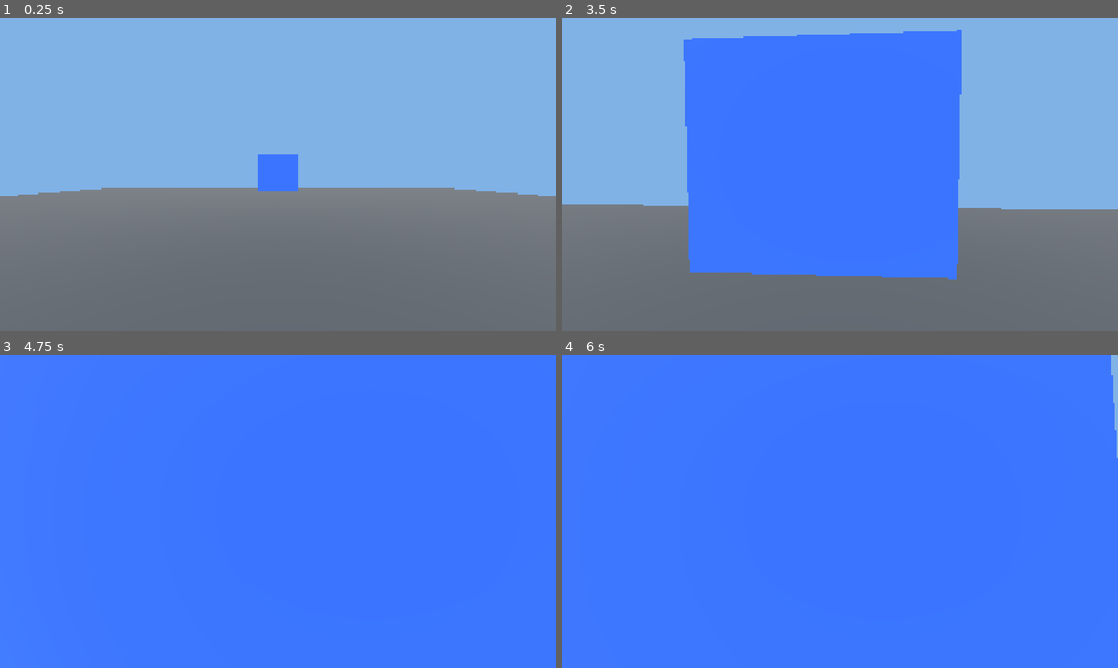
Above: before the commit, frames 1-4 (two rows, left to right).
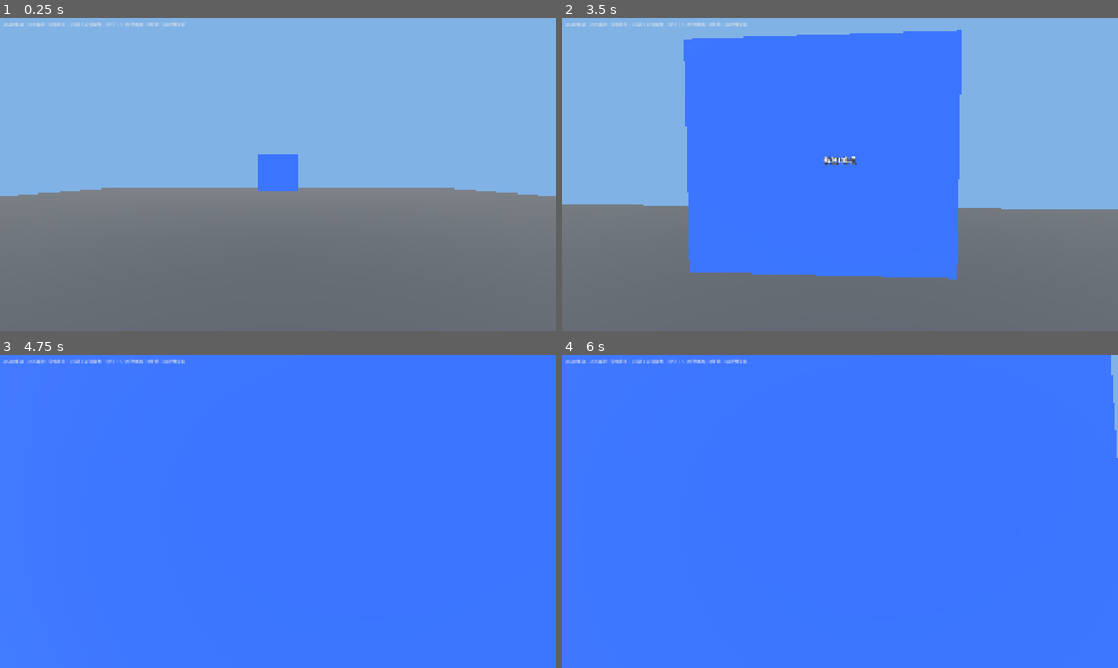
Above: after the commit, the same moments.

Repository: Potatopill98/let-s_go
Game: Godot game, scene res://modules/interaction/tests/interaction_test.tscn
The game is run twice, just before and just after one commit, with the same random seed, the same clock (stepped at 60 frames per second) and the same inputs.
Inputs (mouse positions are in pixels of both pictures, inside the frame that each line leads up to):
- Up to frame 1 (0.25 s): no input
- Up to frame 2 (3.5 s): tap Enter at 0.5 s; move the mouse to (867, 174) at 0.52 s; hold W (move_forward) from 0.53 s (still down); tap E (interact) at 0.6, 1.35, 2.3, 3.05 s; click (867, 174) at 0.67 s; tap Space (jump) at 0.77, 1.52, 3.02 s; move the mouse to (812, 174) at 1.27 s; move the mouse to (851, 168) at 2.02 s; tap Q at 2.1 s; move the mouse to (834, 180) at 2.77 s; tap 1 at 2.85 s; click (834, 180) at 2.92 s
- Up to frame 3 (4.75 s): keep holding W (move_forward); move the mouse to (316, 514) at 3.52 s; tap 2 at 3.6 s; tap Space (jump) at 3.77, 4.52 s; tap E (interact) at 3.8, 4.55 s; move the mouse to (233, 508) at 4.27 s; tap Shift at 4.35 s
- Up to frame 4 (6 s): tap Space (jump) at 5 s; move the mouse to (845, 511) at 5.02 s; tap E (interact) at 5.1, 5.85 s; click (845, 511) at 5.17 s; tap Enter at 5.75 s; move the mouse to (817, 505) at 5.77 s; release W (move_forward) at 5.78 s; hold D (move_right) from 5.78 s (still down)

The runs differ from the first frame. In frame 1, 0.2% of the frame differs, in the area x 0-34%, y 1-3%; in frame 2, 0.3%, in the area x 0-53%, y 1-47%; in frame 3, 0.3%; in frame 4, 0.3%.

Commit message:
feat: UI提示系统模块完成，交互提示+进度条+操作说明+消息通知，所有交互自动浮现提示

Diff:
--- a/modules/interaction/repair_task.gd
+++ b/modules/interaction/repair_task.gd
@@ -29,6 +29,7 @@
 				active_players += 1
 	if active_players > 0:
 		current_progress += repair_speed_per_player * active_players * delta
+		UIManager.show_progress(current_progress, required_progress, "修理进度")
 		repair_progress_changed.emit(current_progress, required_progress)
 		if current_progress >= required_progress:
 			current_progress = required_progress
@@ -38,16 +39,24 @@
 	if body is Player:
 		var player: Player = body as Player
 		interacting_players.append(player)
+		if interacting_players.size() == 1:
+			UIManager.show_interaction_prompt("按住E修理")
 
 func _on_body_exited(body: Node3D) -> void:
 	if body is Player:
 		var player: Player = body as Player
 		interacting_players.erase(player)
+		if interacting_players.size() == 0:
+			UIManager.hide_interaction_prompt()
+			UIManager.hide_progress()
 
 func complete_repair() -> void:
 	if is_completed:
 		return
 	is_completed = true
+	UIManager.hide_interaction_prompt()
+	UIManager.hide_progress()
+	UIManager.show_message("修理完成！大门已打开")
 	repair_completed.emit()
 
 func get_progress_percent() -> float:
--- /dev/null
+++ b/modules/ui/ui_manager.gd
@@ -0,0 +1,90 @@
+extends CanvasLayer
+
+var interaction_prompt: Label = null
+var progress_bar: ProgressBar = null
+var message_container: VBoxContainer = null
+var controls_hint: Label = null
+
+@export var message_duration: float = 3.0
+
+func _ready() -> void:
+	# 动态创建所有UI节点
+	# 操作提示
+	controls_hint = Label.new()
+	controls_hint.position = Vector2(10, 10)
+	controls_hint.text = "WASD移动 | Shift奔跑 | 空格跳跃 | Q闪避 | 左键攻击 | E交互 | 1/2切换武器 | R换弹 | ESC释放鼠标"
+	controls_hint.add_theme_font_size_override("font_size", 14)
+	controls_hint.modulate = Color(0.9, 0.9, 0.9, 0.8)
+	add_child(controls_hint)
+	# 交互提示
+	interaction_prompt = Label.new()
+	interaction_prompt.anchor_right = 1.0
+	interaction_prompt.anchor_bottom = 1.0
+	interaction_prompt.offset_bottom = -100.0
+	interaction_prompt.horizontal_alignment = HORIZONTAL_ALIGNMENT_CENTER
+	interaction_prompt.vertical_alignment = VERTICAL_ALIGNMENT_CENTER
+	interaction_prompt.add_theme_font_size_override("font_size", 24)
+	interaction_prompt.add_theme_color_override("font_color", Color(1, 1, 1, 1))
+	interaction_prompt.add_theme_color_override("font_shadow_color", Color(0, 0, 0, 1))
+	interaction_prompt.visible = false
+	add_child(interaction_prompt)
+	# 进度条
+	progress_bar = ProgressBar.new()
+	progress_bar.anchor_right = 1.0
+	progress_bar.anchor_bottom = 1.0
+	progress_bar.offset_left = -150.0
+	progress_bar.offset_top = -130.0
+	progress_bar.offset_right = 150.0
+	progress_bar.offset_bottom = -110.0
+	progress_bar.visible = false
+	add_child(progress_bar)
+	# 消息容器
+	message_container = VBoxContainer.new()
+	message_container.anchor_left = 1.0
+	message_container.anchor_right = 1.0
+	message_container.anchor_bottom = 1.0
+	message_container.offset_left = -290.0
+	message_container.offset_top = 10.0
+	message_container.offset_right = -10.0
+	message_container.alignment = VBoxContainer.ALIGNMENT_END
+	add_child(message_container)
+
+# 显示交互提示
+func show_interaction_prompt(text: String) -> void:
+	interaction_prompt.text = text
+	interaction_prompt.visible = true
+
+# 隐藏交互提示
+func hide_interaction_prompt() -> void:
+	interaction_prompt.visible = false
+
+# 显示进度条
+func show_progress(current: float, max: float, title: String = "") -> void:
+	progress_bar.visible = true
+	progress_bar.max_value = max
+	progress_bar.value = current
+
+# 更新进度条
+func update_progress(current: float, max: float) -> void:
+	progress_bar.max_value = max
+	progress_bar.value = current
+
+# 隐藏进度条
+func hide_progress() -> void:
+	progress_bar.visible = false
+
+# 显示临时消息
+func show_message(text: String) -> void:
+	var msg_label: Label = Label.new()
+	msg_label.text = text
+	msg_label.add_theme_font_size_override("font_size", 18)
+	msg_label.modulate = Color(1, 1, 1, 1)
+	message_container.add_child(msg_label)
+	var timer: Timer = Timer.new()
+	timer.wait_time = message_duration
+	timer.one_shot = true
+	timer.timeout.connect(func():
+		msg_label.queue_free()
+	)
+	msg_label.add_child(timer)
+	timer.start()
--- /dev/null
+++ b/modules/ui/ui_manager.tscn
@@ -0,0 +1,46 @@
+[gd_scene load_steps=2 format=3 uid="uid://ui_manager_001"]
+
+[ext_resource type="Script" path="res://modules/ui/ui_manager.gd" id="1"]
+
+[node name="UIManager" type="CanvasLayer"]
+script = ExtResource("1")
+
+[node name="CenterContainer" type="CenterContainer" parent="."]
+anchor_right = 1.0
+anchor_bottom = 1.0
+offset_bottom = -100.0
+
+[node name="InteractionPrompt" type="Label" parent="CenterContainer"]
+text = "按E交互"
+horizontal_alignment = 1
+vertical_alignment = 1
+add_theme_font_size_override("font_size", 24)
+add_theme_color_override("font_color", Color(1, 1, 1, 1))
+add_theme_color_override("font_shadow_color", Color(0, 0, 0, 1))
+add_theme_constant_override("shadow_offset_x", 2)
+add_theme_constant_override("shadow_offset_y", 2)
+visible = false
+
+[node name="ProgressBar" type="ProgressBar" parent="CenterContainer"]
+custom_minimum_size = Vector2(300, 20)
+value = 0.0
+visible = false
+
+[node name="ControlsHint" type="Label" parent="."]
+offset_left = 10.0
+offset_top = 10.0
+offset_right = 800.0
+offset_bottom = 40.0
+text = "WASD移动 | Shift奔跑 | 空格跳跃 | Q闪避 | 左键攻击 | E交互 | 1/2切换武器 | R换弹"
+add_theme_font_size_override("font_size", 14)
+add_theme_color_override("font_color", Color(0.9, 0.9, 0.9, 0.8))
+
+[node name="MessageContainer" type="VBoxContainer" parent="."]
+anchor_left = 1.0
+anchor_top = 0.0
+anchor_right = 1.0
+anchor_bottom = 1.0
+offset_left = -300.0
+offset_top = 10.0
+offset_right = -10.0
+alignment = 2
--- a/modules/weapon/weapon_pickup.gd
+++ b/modules/weapon/weapon_pickup.gd
@@ -18,10 +18,12 @@
 func _on_body_entered(body: Node3D) -> void:
 	if body is Player:
 		player_in_range = true
+		UIManager.show_interaction_prompt("按E拾取" + weapon_name)
 
 func _on_body_exited(body: Node3D) -> void:
 	if body is Player:
 		player_in_range = false
+		UIManager.hide_interaction_prompt()
 
 func pickup() -> void:
 	var player: Player = get_tree().get_first_node_in_group("player") as Player
@@ -30,4 +32,6 @@
 	# 实例化武器并挂载到玩家武器点
 	var weapon: Node = weapon_scene.instantiate()
 	player.equip_weapon(weapon)
+	UIManager.hide_interaction_prompt()
+	UIManager.show_message("获得" + weapon_name)
 	queue_free()
--- a/project.godot
+++ b/project.godot
@@ -83,3 +83,6 @@
 
 anti_aliasing/quality/msaa_3d=2
 environment/defaults/default_clear_color=Color(0.4, 0.6, 0.8, 1)
+
+[autoload]
+UIManager="*res://modules/ui/ui_manager.gd"
Not shown, added: modules/interaction/door.gd.uid
Not shown, added: modules/interaction/interactable.gd.uid
Not shown, added: modules/interaction/repair_task.gd.uid
